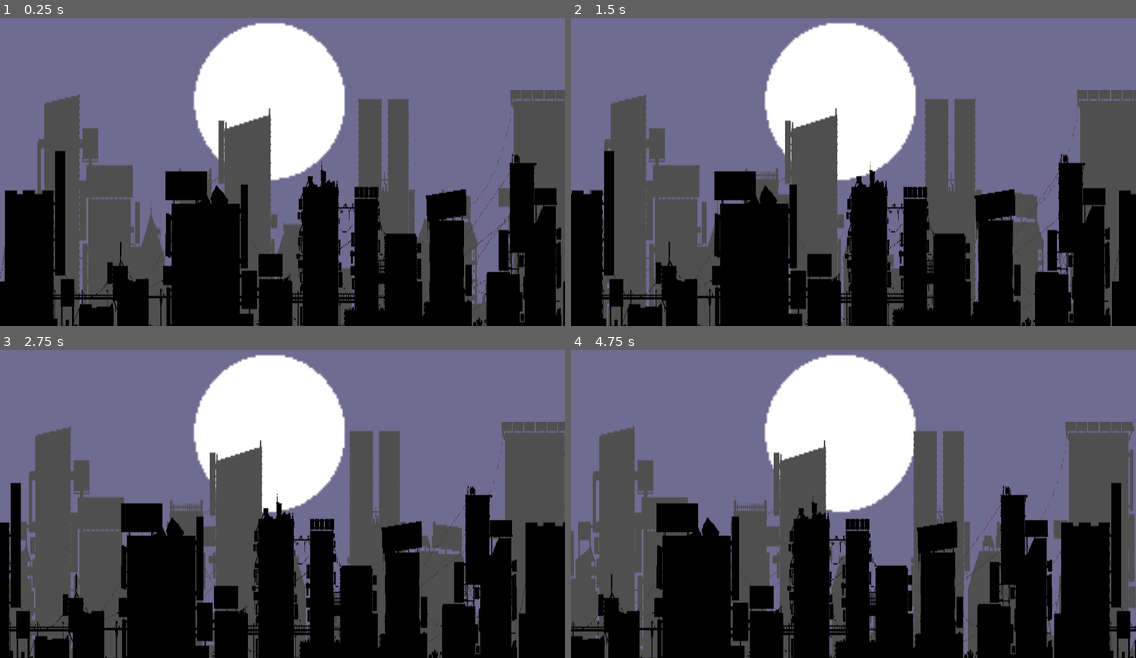
Above: before the commit, frames 1-4 (two rows, left to right).
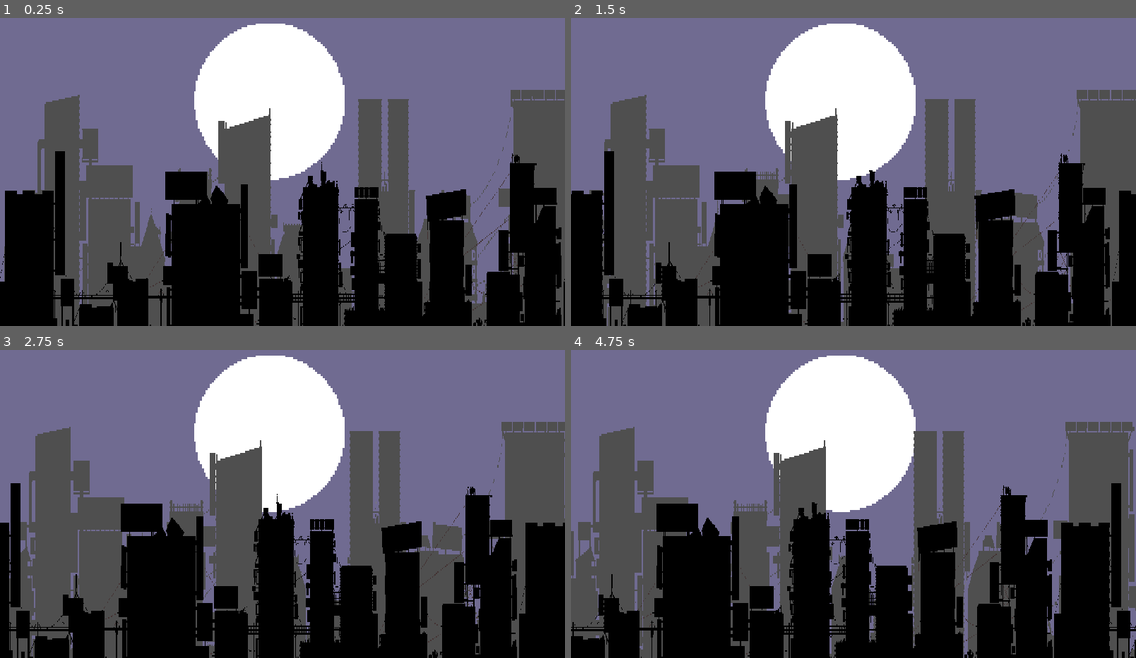
Above: after the commit, the same moments.

Repository: AryanZihan/codezillagamejam2024
Game: Godot game, scene res://level.tscn
Same seed, same stepped clock (60 frames per second), same inputs: the game is played once before the commit and once after it.
Inputs:
- Up to frame 1 (0.25 s): no input
- Up to frame 2 (1.5 s): no input
- Up to frame 3 (2.75 s): no input
- Up to frame 4 (4.75 s): no input

The runs differ from the first frame. In frame 1, 2.0% of the frame differs, in the area x 0-100%, y 1-100%; in frame 2, 1.9%; in frame 3, 1.9%; in frame 4, 2.2%.

Commit message:
crispy render

Diff:
--- a/level.tscn
+++ b/level.tscn
@@ -15,7 +15,6 @@
 
 [node name="ParallaxLayer" type="ParallaxLayer" parent="."]
 position = Vector2(6.10352e-05, 0)
-scale = Vector2(1, 1)
 motion_scale = Vector2(0.3, 0.3)
 motion_mirroring = Vector2(1980, 0)
 
--- a/project.godot
+++ b/project.godot
@@ -20,3 +20,7 @@
 window/size/viewport_width=1920
 window/size/viewport_height=1080
 window/stretch/mode="canvas_items"
+
+[rendering]
+
+textures/canvas_textures/default_texture_filter=0
